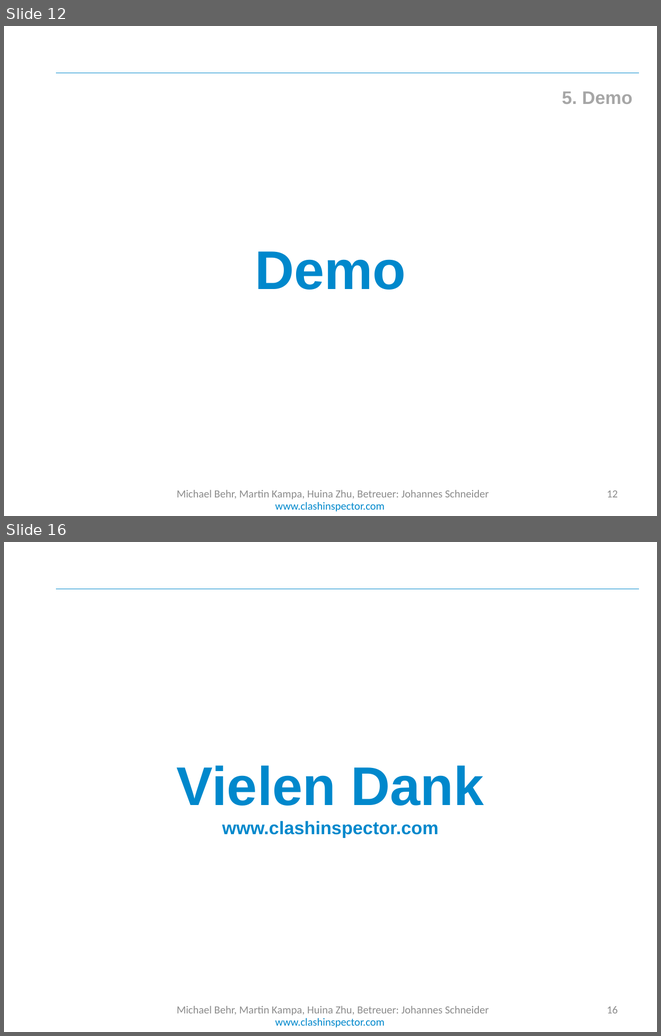
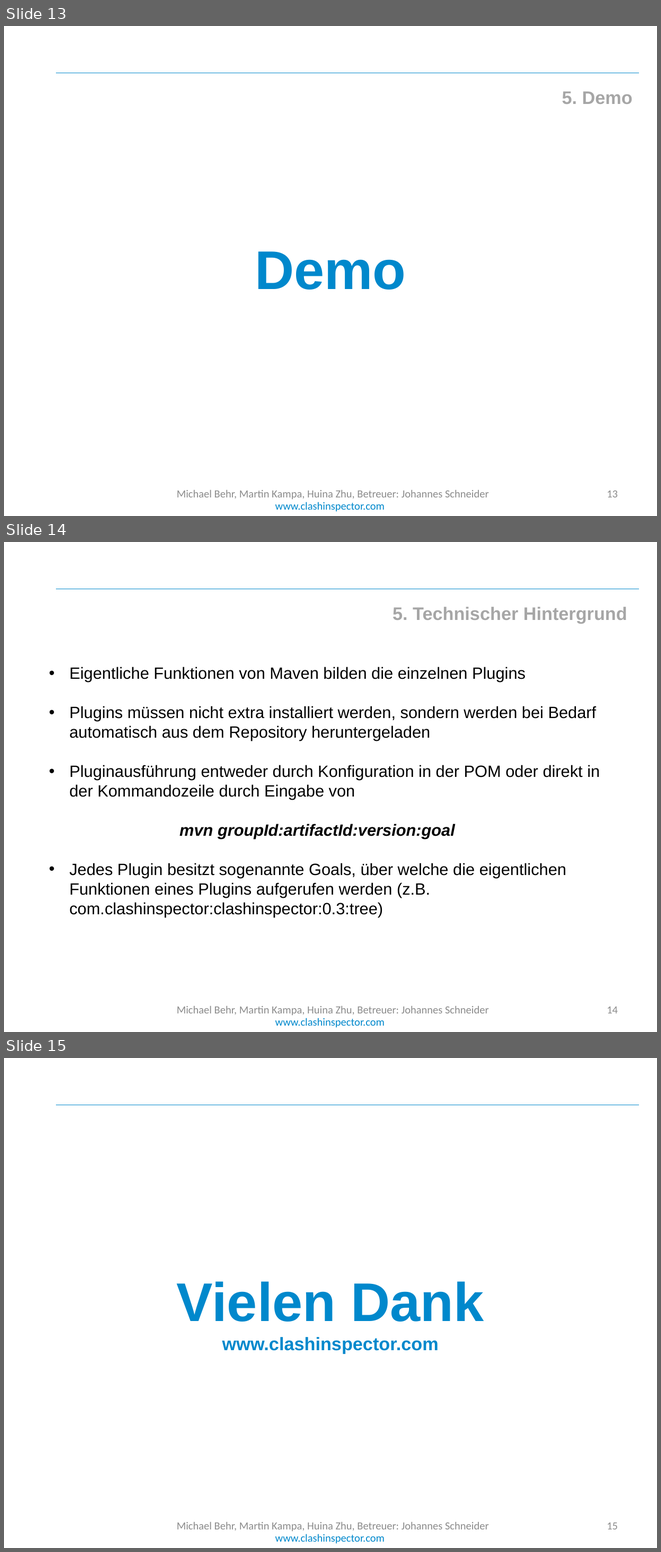
Before and after one commit to cedarsoft/clashinspector.com, a slide deck: presentation/Jahresprojekt Endpräsentation.pptx. Shown one above the other, each under a label of ours: slides 12 and 16 before the commit, slides 13, 14 and 15 after it; the slides between them are not shown. The pictures are 661x1036 and 661x1552 pixels, drawn with LibreOffice and Linux fonts; fonts in the diff are those of the drawing; background and template pictures are left out. Boxes give left, top, right and bottom in pixels: in the first picture for what was removed or moved away, otherwise in the second. Text is boxed around its words. In the diff, an @@ line names an element or a change of style, - is before the commit and + after.

```diff
--- a/presentation/Jahresprojekt Endpräsentation.pptx
+++ b/presentation/Jahresprojekt Endpräsentation.pptx
@@ slide 14 added at box(4, 542, 657, 1032), background #FFFFFF; not listed: 2 template elements that a slide beside it also shows @@
@@ text added at box(392, 607, 627, 624), 20 pt, text #A6A6A6, bold @@
+5. Technischer Hintergrund
@@ text added at box(69, 667, 600, 917), 18 pt, text #000000 @@
+• Eigentliche Funktionen von Maven bilden die einzelnen Plugins
+• Plugins müssen nicht extra installiert werden, sondern werden bei Bedarf automatisch aus dem Repository heruntergeladen
+• Pluginausführung entweder durch Konfiguration in der POM oder direkt in der Kommandozeile durch Eingabe von
+mvn groupId:artifactId:version:goal
+• Jedes Plugin besitzt sogenannte Goals, über welche die eigentlichen Funktionen eines Plugins aufgerufen werden (z.B. com.clashinspector:clashinspector:0.3:tree)
@@ text added at box(177, 1006, 489, 1015), 12 pt, text #8C8C8C @@
+Michael Behr, Martin Kampa, Huina Zhu, Betreuer: Johannes Schneider
@@ page number added at box(607, 1006, 618, 1013), 12 pt, text #8C8C8C @@
+14
@@ what was slide 12 is now slide 13 @@
@@ page number at box(607, 490, 618, 497): text changed @@
-12
+13
@@ what was slide 16 is now slide 15 @@
@@ page number at box(607, 1522, 618, 1529): text changed @@
-16
+15
```
Also in this commit, not shown: 2 slides changed, 1 other slide added, 1 slide removed, 2 other files.
